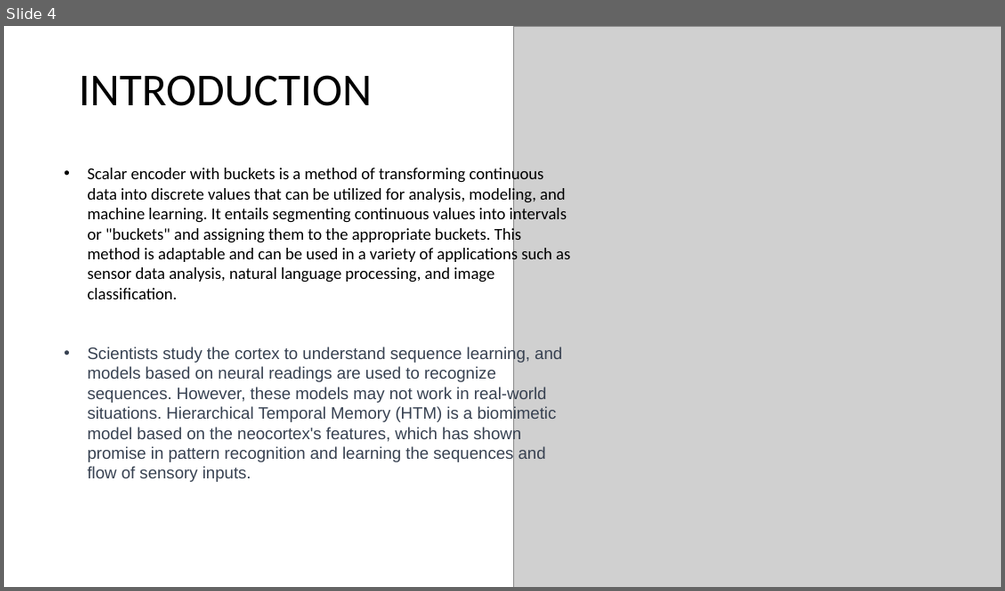
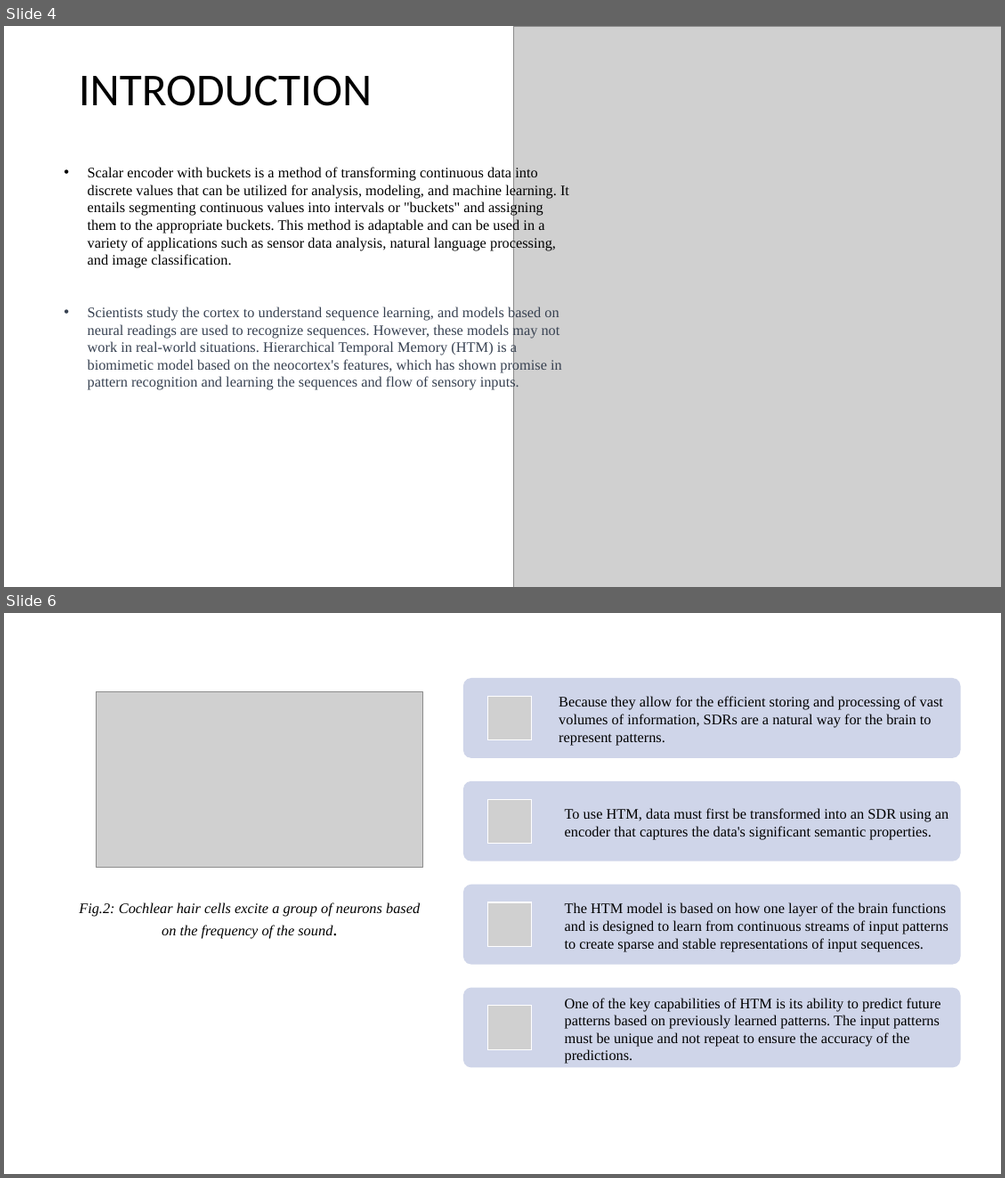
Before and after one commit to sahithkumar1999/neocortexapi, a slide deck: source/NeoCortexApi/Documents/Group Presentation[ScalarEncoder with Buckets].pptx. Shown one above the other, each under a label of ours: slide 4 before the commit, slides 4 and 6 after it; the slides between them are not shown. The pictures are 1005x591 and 1005x1178 pixels, drawn with LibreOffice and Linux fonts; fonts in the diff are those of the drawing; grey boxes stand for pictures. Boxes give left, top, right and bottom in pixels: in the first picture for what was removed or moved away, otherwise in the second. Text is boxed around its words. In the diff, an @@ line names an element or a change of style, - is before the commit and + after.

```diff
--- a/source/NeoCortexApi/Documents/Group Presentation[ScalarEncoder with Buckets].pptx
+++ b/source/NeoCortexApi/Documents/Group Presentation[ScalarEncoder with Buckets].pptx
@@ slide 6 added at [4, 613, 1001, 1174], background #FFFFFF @@
@@ rectangle added at [423, 613, 1001, 1174], fill gradient #FFFFFF @@
@@ picture added at [96, 692, 423, 868] @@
@@ text added at [79, 902, 420, 939], 14 pt, text #000000, italic @@
+Fig.2: Cochlear hair cells excite a group of neurons based on the frequency of the sound.
@@ group added at [463, 678, 961, 1068]: 4 rounded rectangles, 4 pictures, 4 texts @@
+Because they allow for the efficient storing and processing of vast volumes of information, SDRs are a natural way for the brain to represent patterns.
+To use HTM, data must first be transformed into an SDR using an encoder that captures the data's significant semantic properties.
+The HTM model is based on how one layer of the brain functions and is designed to learn from continuous streams of input patterns to create sparse and stable representations of input sequences.
+One of the key capabilities of HTM is its ability to predict future patterns based on previously learned patterns. The input patterns must be unique and not repeat to ensure the accuracy of the predictions.
@@ slide 4 changed as well @@
@@ text "Scalar encoder with buckets is ..." at [88, 167, 569, 390]: size 16 to 14 pt; font Calibri to Times New Roman in "Scalar encoder with buckets is a method ..."; font Arial to Times New Roman in "Scientists study the cortex to understand sequence ..." @@
```
Also in this commit, not shown: 3 other slides changed, 6 other slides added, 3 slides removed, 1 other file.
